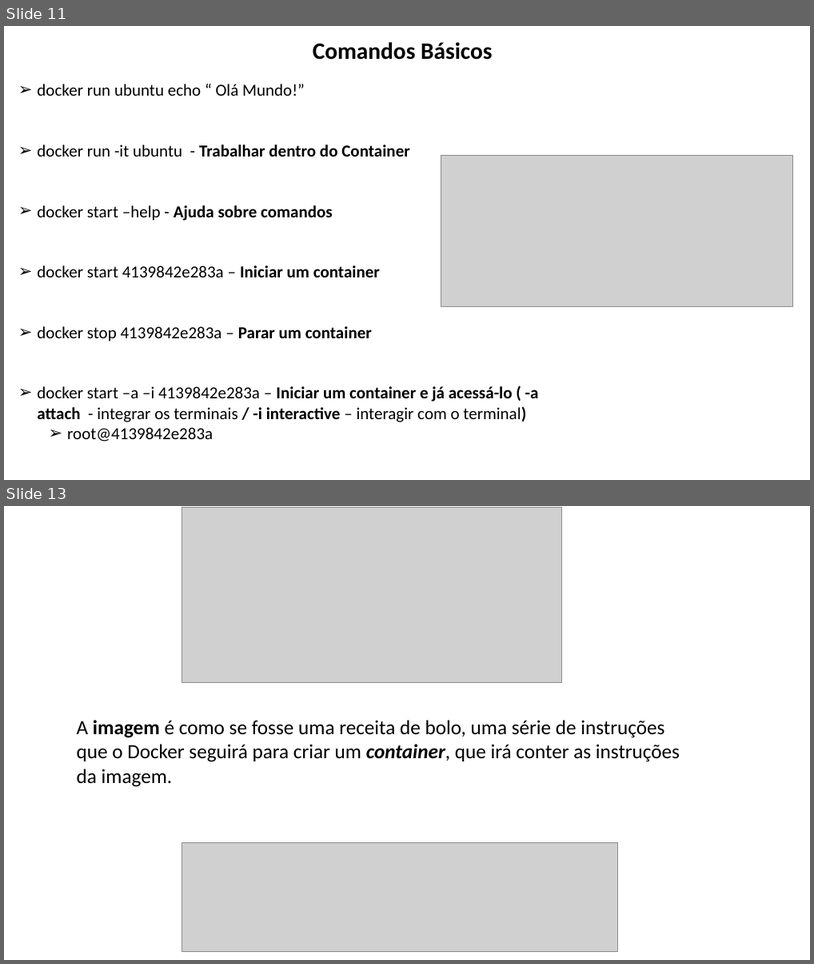
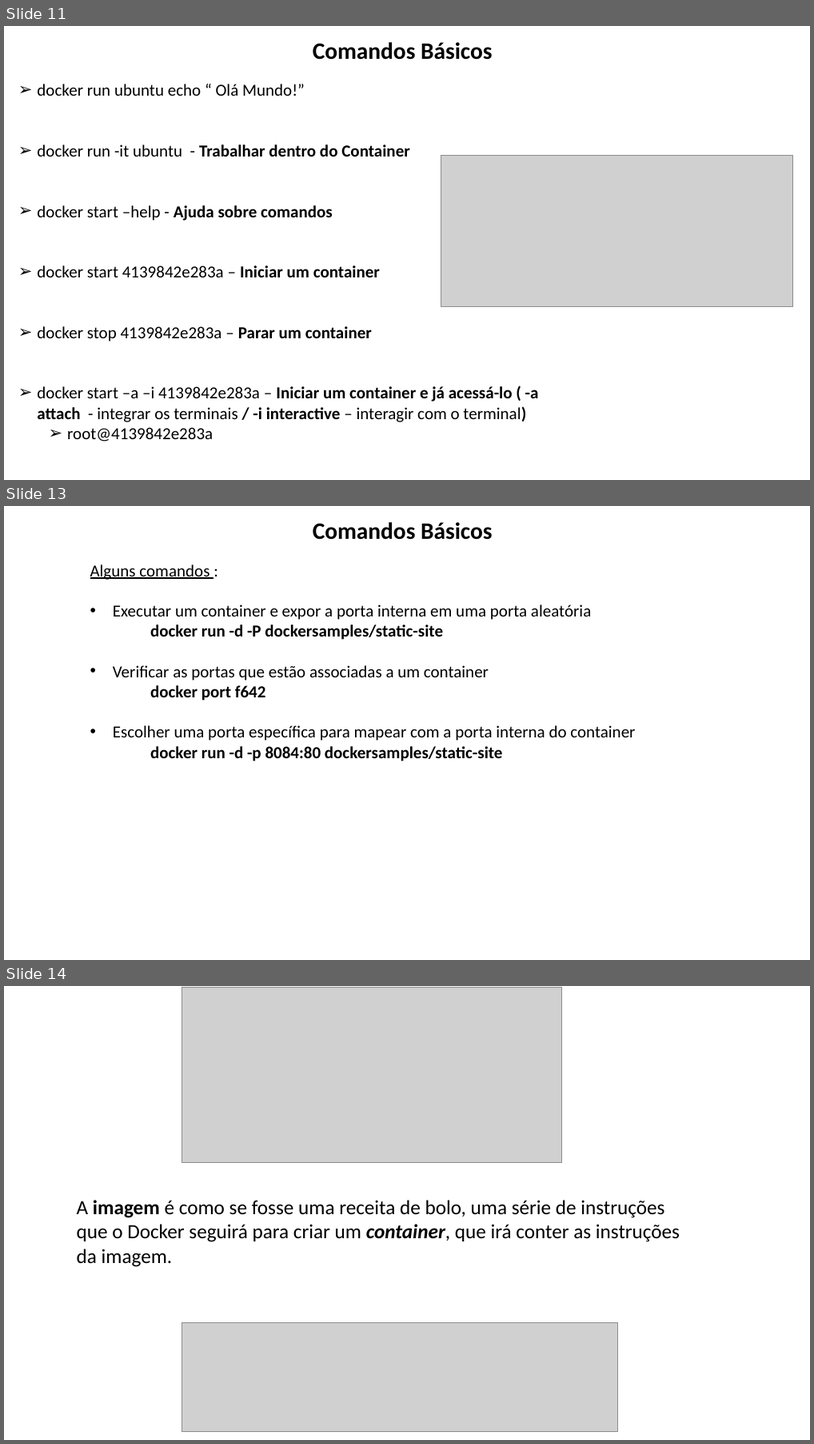
Before and after one commit to lacsousa/learning-docker, a slide deck: docs/docker-resumo.pptx. Shown one above the other, each under a label of ours: slides 11 and 13 before the commit, slides 11, 13 and 14 after it; the slides between them are not shown. The pictures are 814x964 and 814x1444 pixels, drawn with LibreOffice and Linux fonts; fonts in the diff are those of the drawing; grey boxes stand for pictures. Boxes give left, top, right and bottom in pixels: in the first picture for what was removed or moved away, otherwise in the second. Text is boxed around its words. In the diff, an @@ line names an element or a change of style, - is before the commit and + after.

```diff
--- a/docs/docker-resumo.pptx
+++ b/docs/docker-resumo.pptx
@@ slide 13 added at (x1=4, y1=506, x2=810, y2=960), background #FFFFFF @@
@@ text added at (x1=313, y1=522, x2=492, y2=540), 28 pt, text #000000, bold @@
+Comandos Básicos
@@ text added at (x1=90, y1=564, x2=635, y2=761), 20 pt, text #000000 @@
+Alguns comandos :
+• Executar um container e expor a porta interna em uma porta aleatória
+docker run -d -P dockersamples/static-site
+• Verificar as portas que estão associadas a um container
+docker port f642
+• Escolher uma porta específica para mapear com a porta interna do container
+docker run -d -p 8084:80 dockersamples/static-site
@@ what was slide 13 is now slide 14 @@
```
Also in this commit, not shown: 1 slide changed, 1 other file.
